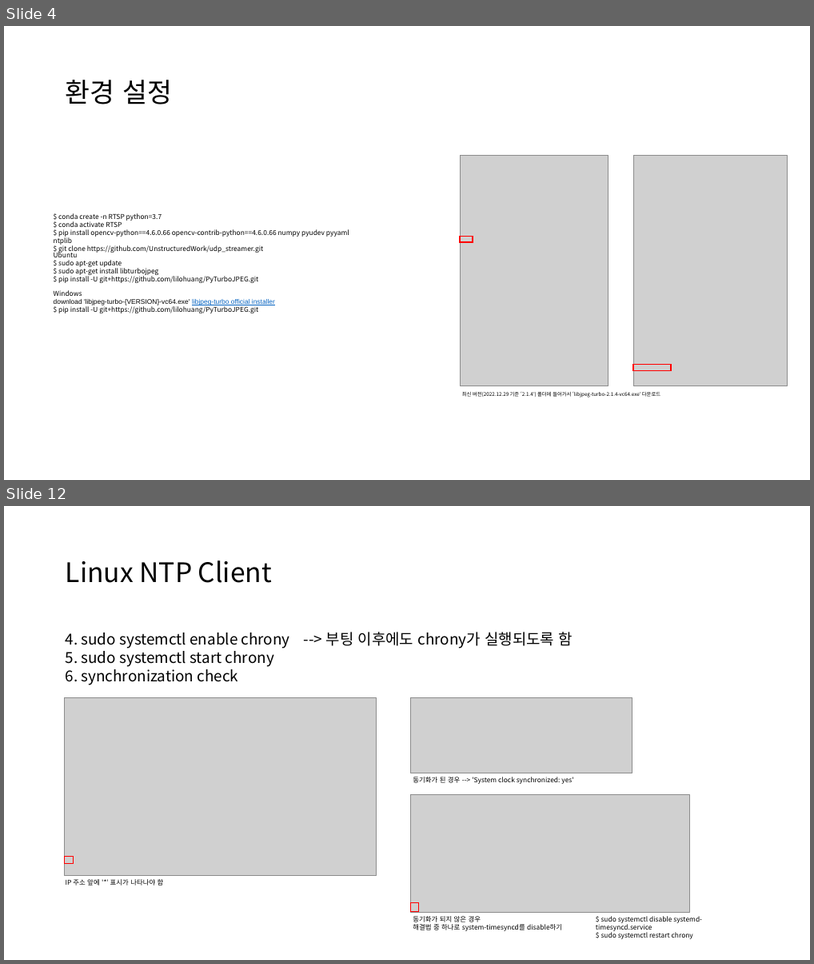
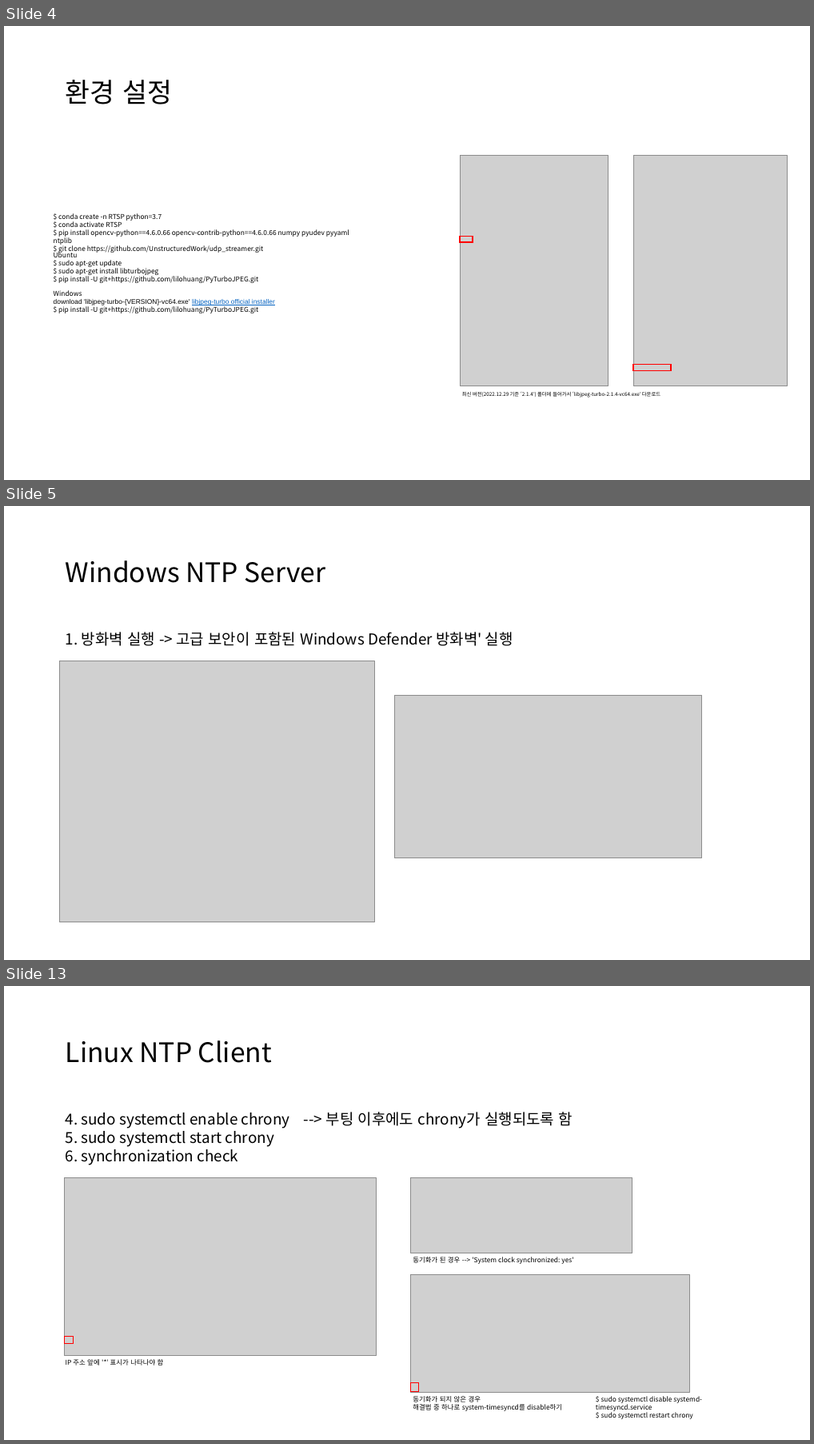
Before and after one commit to UnstructuredWork/udp_server, a slide deck: doc/time_synchronization.pptx. Shown one above the other, each under a label of ours: slides 4 and 12 before the commit, slides 4, 5 and 13 after it; the slides between them are not shown. The pictures are 814x964 and 814x1444 pixels, drawn with LibreOffice and Linux fonts; fonts in the diff are those of the drawing; grey boxes stand for pictures. Boxes give left, top, right and bottom in pixels: in the first picture for what was removed or moved away, otherwise in the second. Text is boxed around its words. In the diff, an @@ line names an element or a change of style, - is before the commit and + after.

```diff
--- a/doc/time_synchronization.pptx
+++ b/doc/time_synchronization.pptx
@@ slide 5 added at [4,506,810,960], background #FFFFFF @@
@@ title added at [66,560,326,583], 32 pt, text #000000 @@
+Windows NTP Server
@@ text added at [66,632,514,646], 18 pt, text #000000 @@
+1. 방화벽 실행 -> 고급 보안이 포함된 Windows Defender 방화벽' 실행
@@ picture added at [60,661,375,922] @@
@@ picture added at [394,695,702,857] @@
@@ what was slide 12 is now slide 13 @@
```
Also in this commit, not shown: 5 slides changed, 6 other slides added, 6 slides removed, 1 other file.
